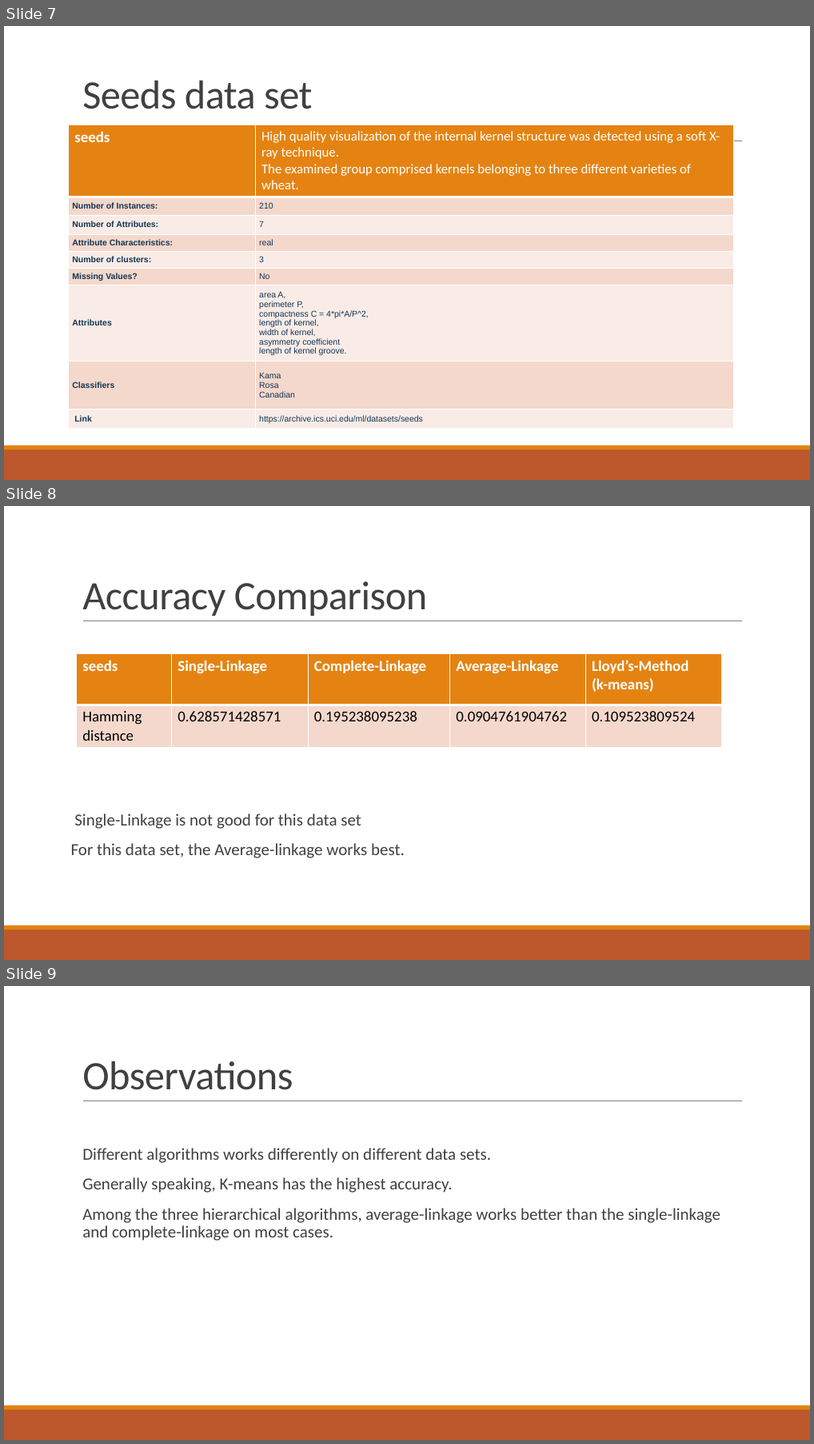
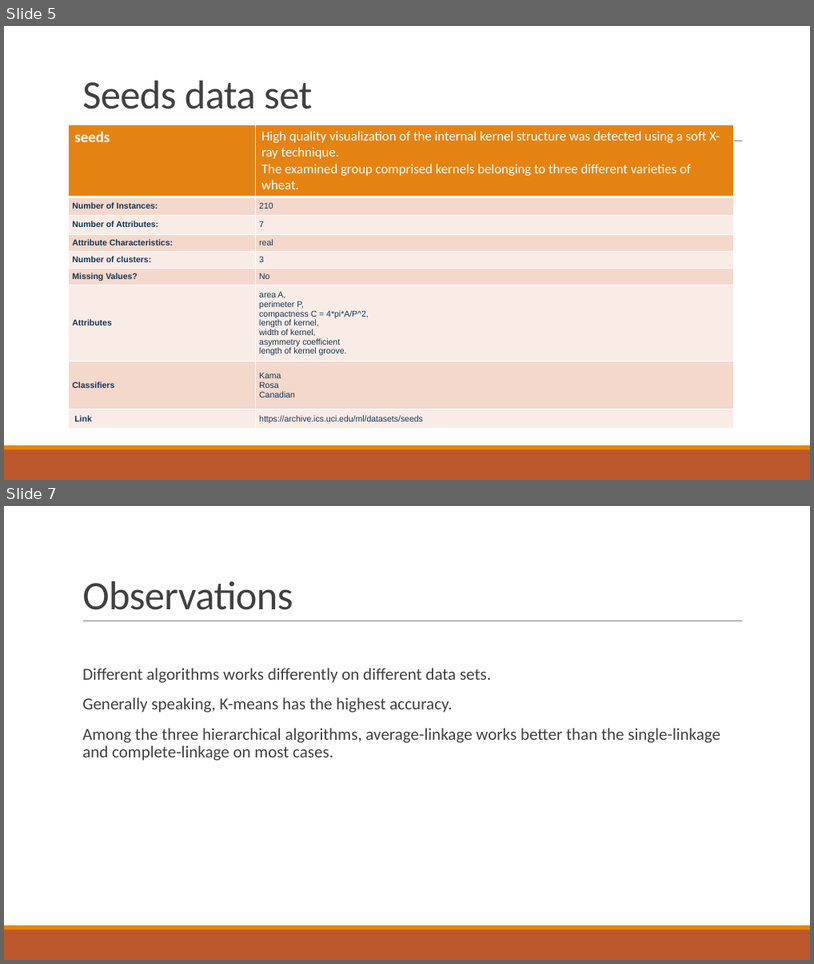
Before and after one commit to lisawangjuan/clusteringAlgorithms, a slide deck: ClusteringPresentation.pptx. Shown one above the other, each under a label of ours: slides 7, 8 and 9 before the commit, slides 5 and 7 after it; the slides between them are not shown. The pictures are 814x1444 and 814x964 pixels, drawn with LibreOffice and Linux fonts; fonts in the diff are those of the drawing. Boxes give left, top, right and bottom in pixels: in the first picture for what was removed or moved away, otherwise in the second. Text is boxed around its words. In the diff, an @@ line names an element or a change of style, - is before the commit and + after.

Commit message:
implemented k-medoids algorithm recalculate hamming distance of k-means and k-medoids

```diff
--- a/ClusteringPresentation.pptx
+++ b/ClusteringPresentation.pptx
@@ slide 8 removed at (x1=4, y1=506, x2=810, y2=960), background #FFFFFF; not listed: 3 template elements that a slide beside it also shows @@
@@ title removed at (x1=82, y1=581, x2=427, y2=616) @@
-Accuracy Comparison
@@ table removed at (x1=77, y1=654, x2=722, y2=747), 2 rows, 5 columns @@
-seeds | Single-Linkage | Complete-Linkage | Average-Linkage | Lloyd’s-Method / (k-means)
-Hamming / distance | 0.628571428571 | 0.195238095238 | 0.0904761904762 | 0.109523809524
@@ text removed at (x1=71, y1=813, x2=405, y2=858) @@
-Single-Linkage is not good for this data set
-For this data set, the Average-linkage works best.
@@ what was slide 7 is now slide 5 @@
@@ what was slide 9 is now slide 7 @@
```
Also in this commit, not shown: 2 slides changed, 1 other slide removed, 11 other files.
